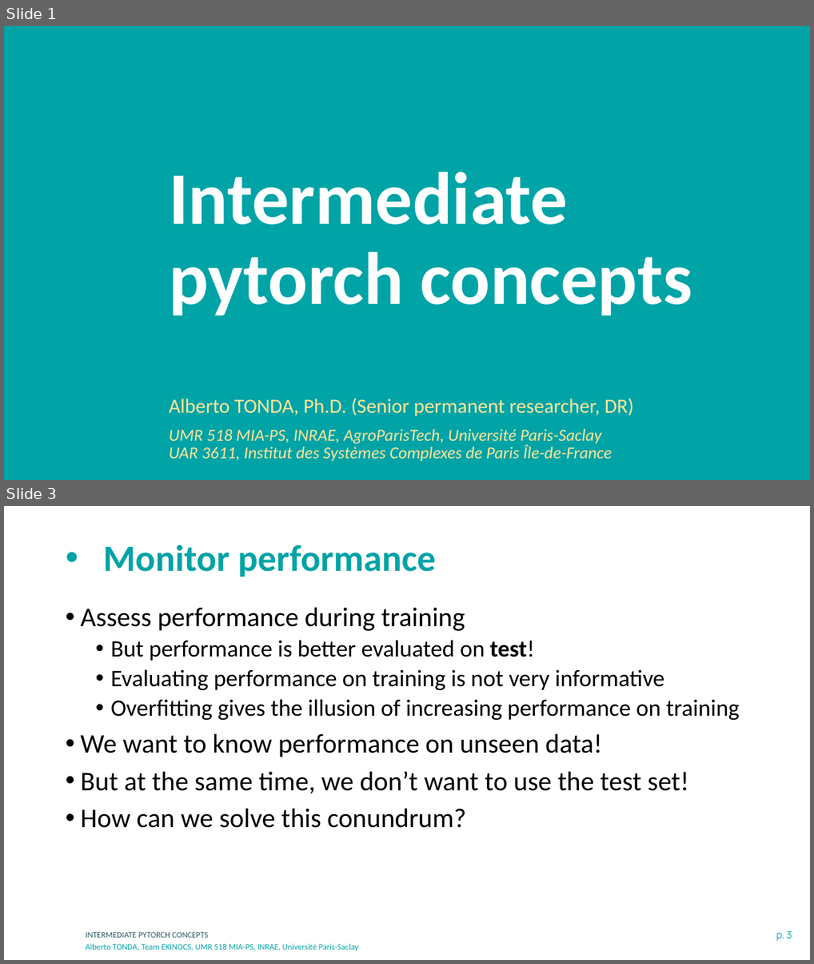
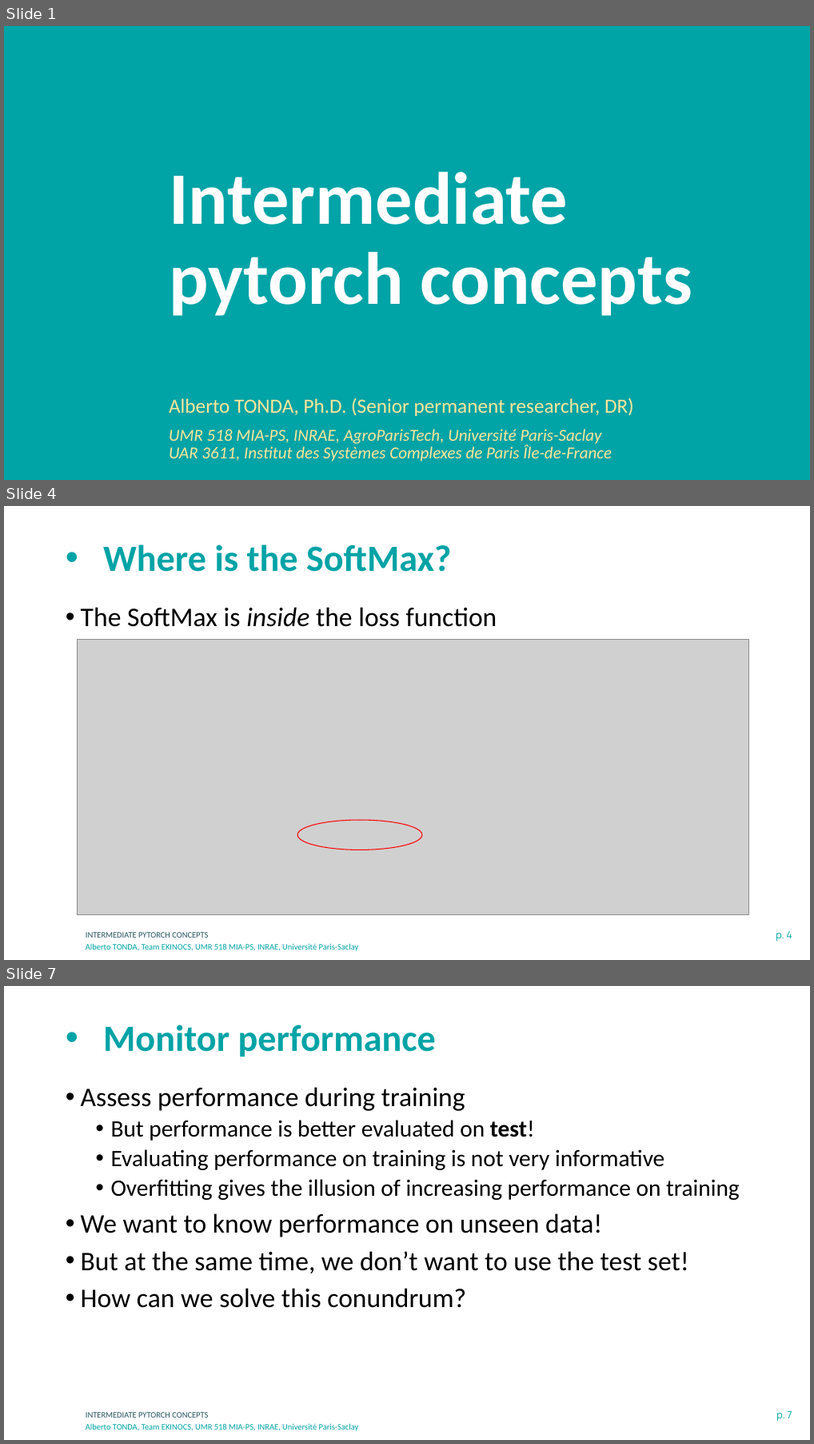
Before and after one commit to albertotonda/teaching, a slide deck: deep-learning-in-practice-with-pytorch/1-intermediate-pytorch.pptx. Shown one above the other, each under a label of ours: slides 1 and 3 before the commit, slides 1, 4 and 7 after it; the slides between them are not shown. The pictures are 814x964 and 814x1444 pixels, drawn with LibreOffice and Linux fonts; fonts in the diff are those of the drawing; grey boxes stand for pictures; background and template pictures are left out. Boxes give left, top, right and bottom in pixels: in the first picture for what was removed or moved away, otherwise in the second. Text is boxed around its words. In the diff, an @@ line names an element or a change of style, - is before the commit and + after.

```diff
--- a/deep-learning-in-practice-with-pytorch/1-intermediate-pytorch.pptx
+++ b/deep-learning-in-practice-with-pytorch/1-intermediate-pytorch.pptx
@@ slide 4 added at bbox=[4, 506, 810, 960], background #FFFFFF; not listed: 3 template elements that a slide beside it also shows @@
@@ title added at bbox=[103, 544, 451, 572], 44 pt, text #00A3A6, bold @@
+• Where is the SoftMax?
@@ text added at bbox=[81, 607, 498, 627], 32 pt, text #000000 @@
+• The SoftMax is inside the loss function
@@ picture added at bbox=[77, 639, 750, 915] @@
@@ ellipse added at bbox=[298, 820, 422, 850], outline #FF0000 1 pt @@
@@ what was slide 3 is now slide 7 @@
@@ page number at bbox=[777, 1411, 792, 1420]: text changed @@
-p. 3
+p. 7
```
Also in this commit, not shown: 2 slides changed, 3 other slides added, 25 other files.
